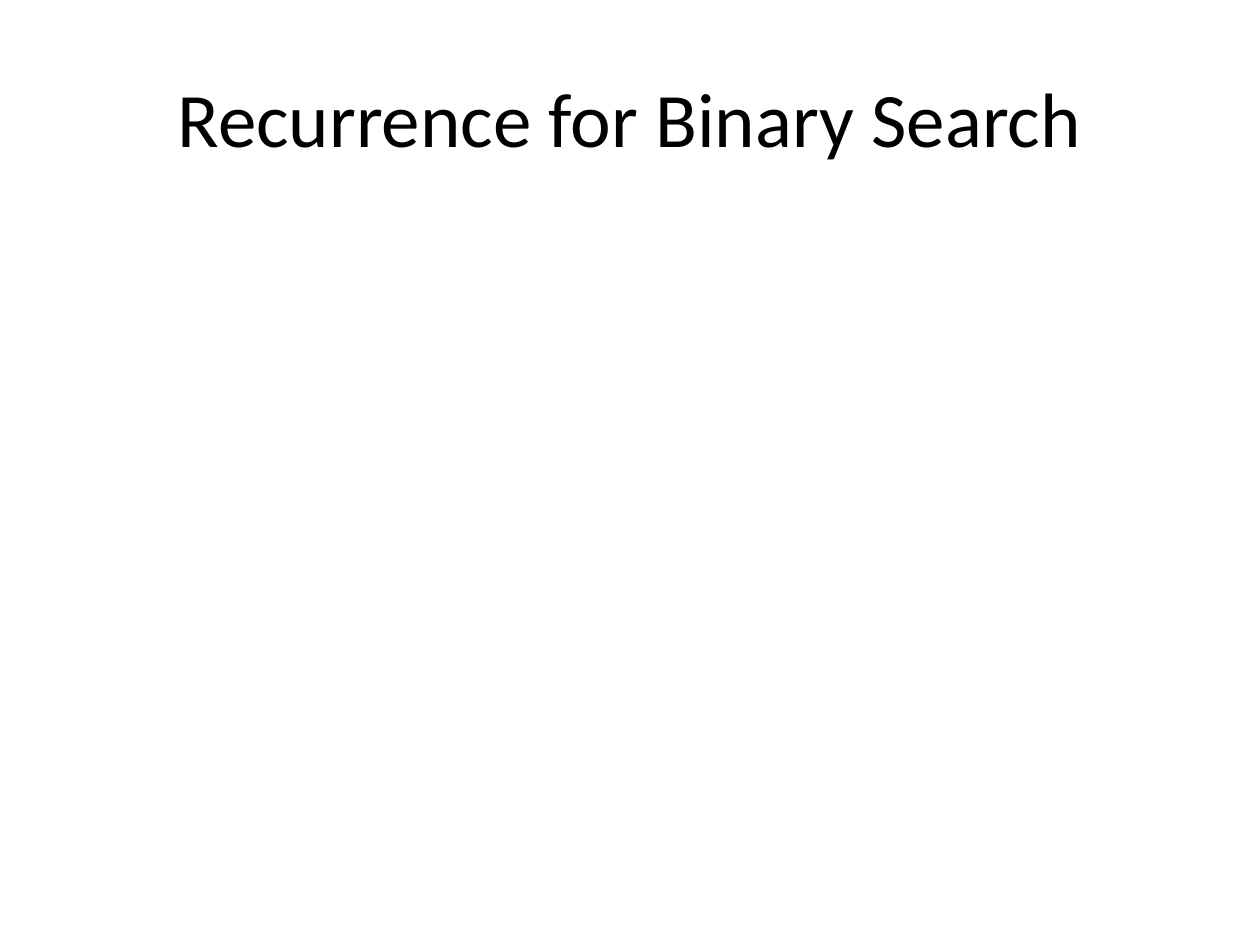
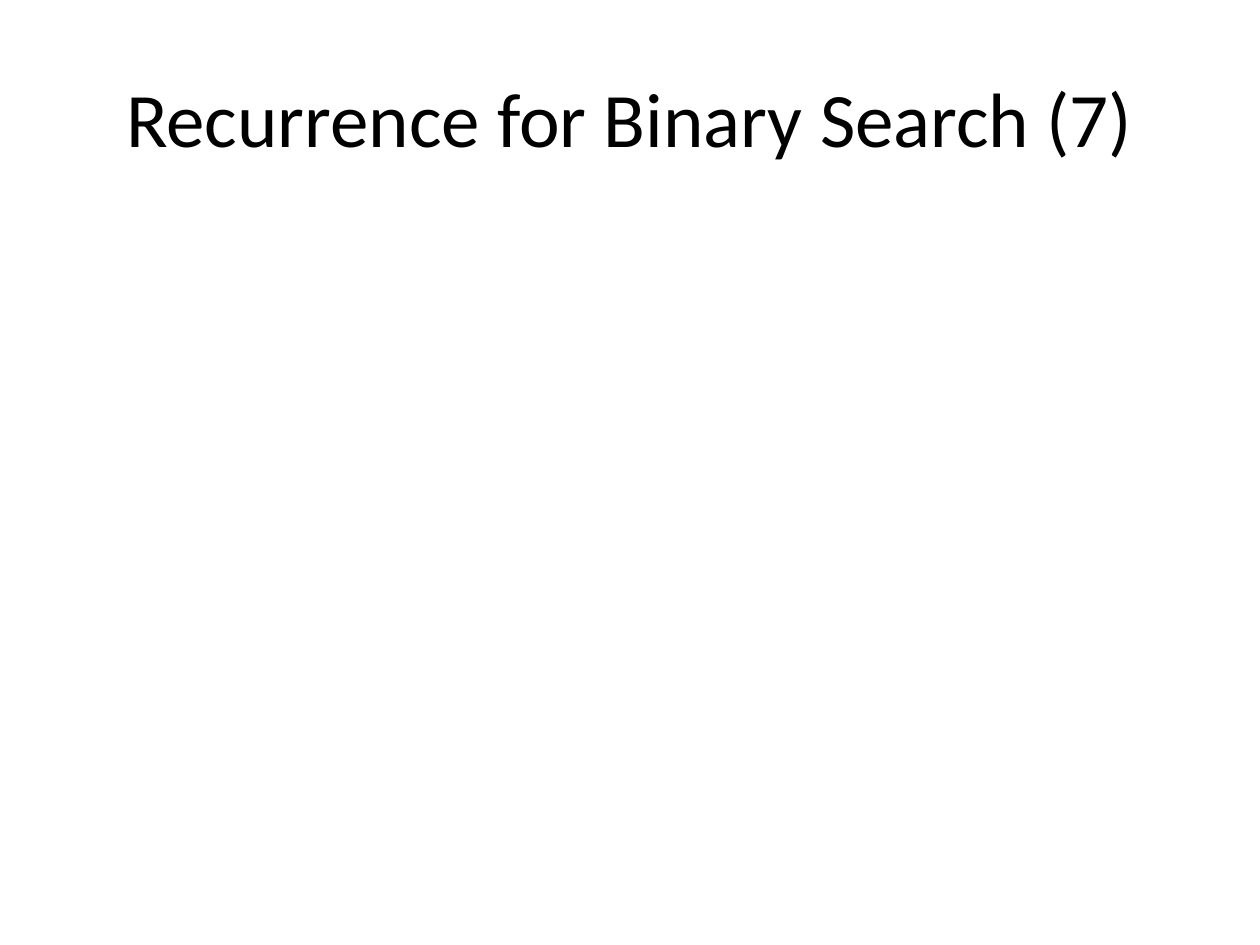
Before and after one commit to ucoruh/ce100-algorithms-and-programming-II, a slide deck: slide 74 of docs/week-2/ce100-week-2-recurrence.md_word.pptx. Drawn at 1260x945 pixels with LibreOffice and Linux fonts; fonts in the diff are those of the drawing. Boxes give left, top, right and bottom in pixels: in the first picture for what was removed or moved away, otherwise in the second. Text is boxed around its words. In the diff, an @@ line names an element or a change of style, - is before the commit and + after.

```diff
--- a/docs/week-2/ce100-week-2-recurrence.md_word.pptx
+++ b/docs/week-2/ce100-week-2-recurrence.md_word.pptx
@@ title at (126, 91, 1133, 160): text changed @@
-Recurrence for Binary Search
+Recurrence for Binary Search (7)
```
Also in this commit, not shown: 53 other slides changed, 13 other files.
